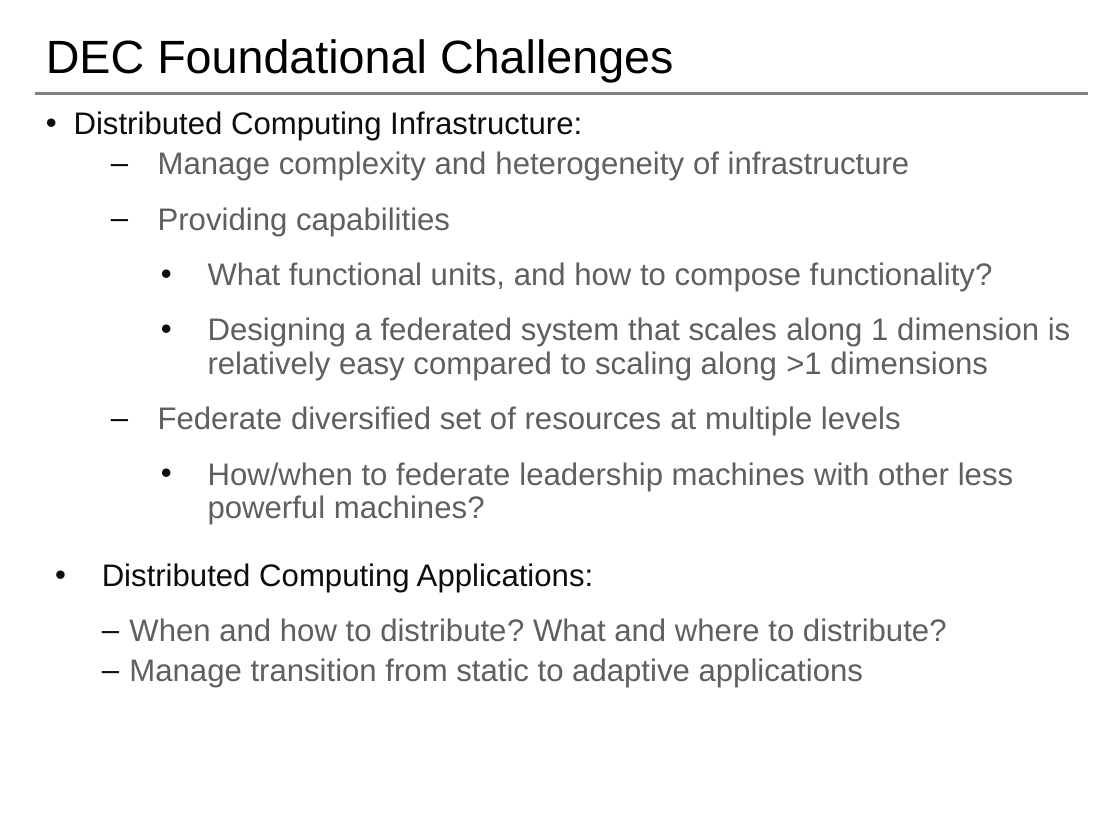
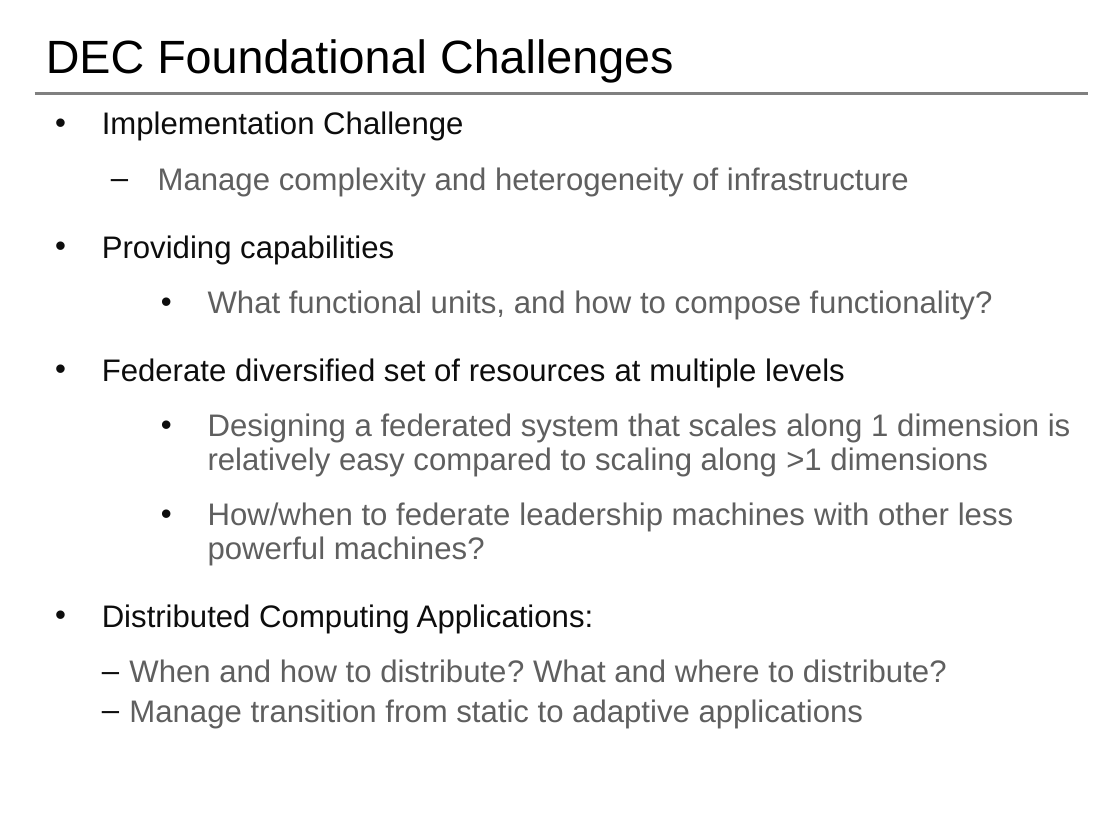
Before and after one commit to saga-project/NGMW, a slide deck: slide 5 of presentations/radical-modsim.pptx. Drawn at 1120x840 pixels with LibreOffice and Linux fonts; fonts in the diff are those of the drawing; background and template pictures are left out. Boxes give left, top, right and bottom in pixels: in the first picture for what was removed or moved away, otherwise in the second. Text is boxed around its words. In the diff, an @@ line names an element or a change of style, - is before the commit and + after.

```diff
--- a/presentations/radical-modsim.pptx
+++ b/presentations/radical-modsim.pptx
@@ text at (102, 111, 463, 141): text changed @@
-• Distributed Computing Infrastructure:
+• Implementation Challenge
@@ text at (102, 167, 909, 264): text colour #606060 to #5F5F5F in "heterogeneity"; text colour #5F5F5F to #0D0D0D in "Providing capabilities"; bullet – to •; list level 2 to 1 in "Providing capabilities" @@
@@ text at (102, 358, 845, 387): paragraph added @@
+• Federate diversified set of resources at multiple levels
@@ text at (158, 406, 901, 436): paragraph removed @@
-  – Federate diversified set of resources at multiple levels
```
Also in this commit, not shown: 4 other slides changed, 1 slide added.
